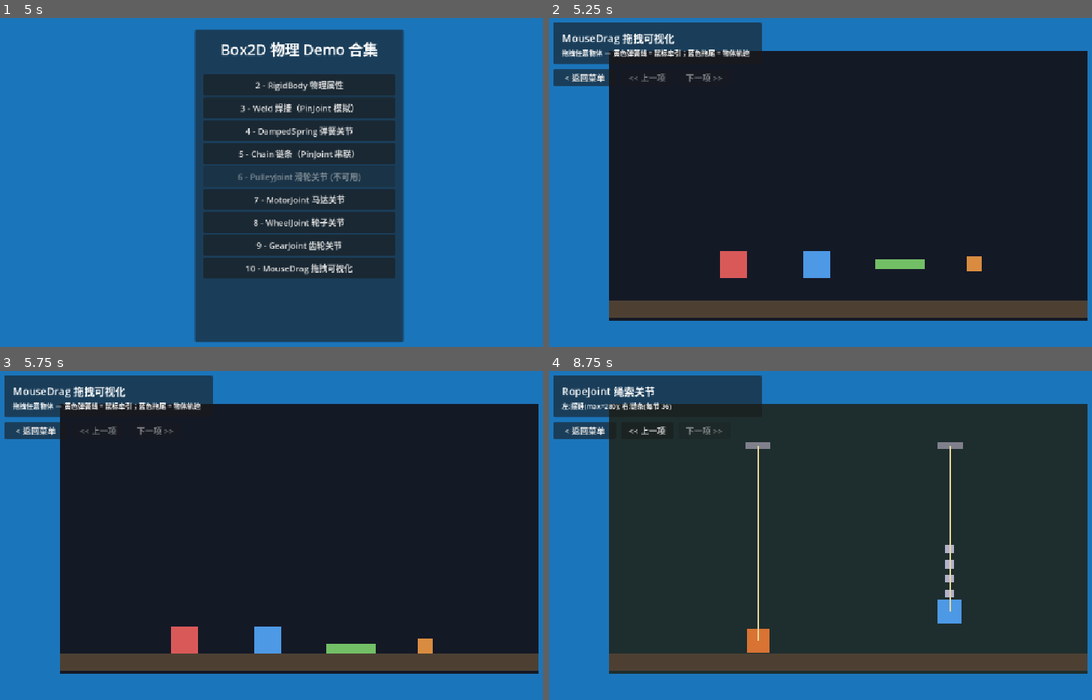
Above: before the commit, frames 1-4 (two rows, left to right).
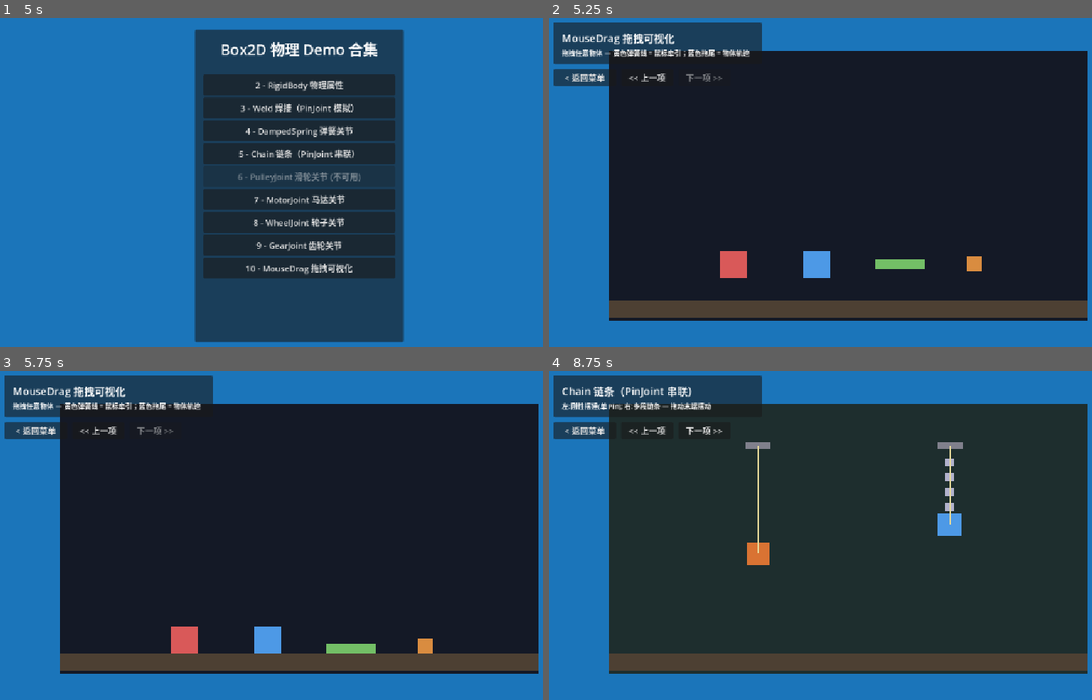
Above: after the commit, the same moments.

Repository: xuxiao305/Godot001
Game: Godot game, scene res://Scenes/Demos/demo_menu.tscn
Two runs of this game, one before a commit and one after it. Both use one fixed random seed, a clock stepped at 60 frames per second and the inputs below.
Inputs (mouse positions are in pixels of both pictures, inside the frame that each line leads up to):
- Up to frame 1 (5 s): click "2 - RigidBody 物理属性" at 0.5 s; tap Enter at 1.25 s; move the mouse to (428, 169) at 1.27 s; hold D (Right) 1.28-2 s; click (428, 169) at 1.42 s; tap Space (Jump) at 1.52 s; click "< 返回菜单" at 2 s; click "4 - DampedSpring 弹簧关节" at 2.75 s; drag from (179, 202) to (271, 254) at 3.52 s; click "< 返回菜单" at 4.25 s
- Up to frame 2 (5.25 s): click "10 - MouseDrag 拖拽可视化" at 5 s
- Up to frame 3 (5.75 s): no input
- Up to frame 4 (8.75 s): click "< 返回菜单" at 5.75 s; click "3 - Weld 焊接（PinJoint 模拟）" at 6.5 s; click "< 返回菜单" at 7.25 s; click "5 - Chain 链条（PinJoint 串联）" at 8 s

Frame 1 is identical in both runs. In frame 2, less than 0.1% of the frame differs, in the area x 14-22%, y 16-20%; in frame 3, less than 0.1%; in frame 4, 2.5%, in the area x 2-76%, y 4-86%.

Commit message:
feat(demos): wire next/prev navigation through Phase 3 demos
Chain: rope -> motor -> wheel -> gear -> mouse_drag.
Each scene adds PackedScene ext_resource entries for its neighbors and
sets next_scene/prev_scene on the root DemoLevel.

Co-Authored-By: Claude Opus 4.7 <noreply@anthropic.com>

Diff:
--- a/Scenes/Demos/demo_gear_joint.tscn
+++ b/Scenes/Demos/demo_gear_joint.tscn
@@ -1,6 +1,8 @@
 [gd_scene format=3 uid="uid://dgearscn001d"]
 
 [ext_resource type="Script" uid="uid://dgearjnt0001d" path="res://Scripts/Demos/demo_gear_joint.gd" id="1"]
+[ext_resource type="PackedScene" uid="uid://dwheelscn01c" path="res://Scenes/Demos/demo_wheel_joint.tscn" id="2"]
+[ext_resource type="PackedScene" uid="uid://dmousescn01f" path="res://Scenes/Demos/demo_mouse_drag.tscn" id="3"]
 
 [sub_resource type="RectangleShape2D" id="GroundShape"]
 size = Vector2(1152, 40)
@@ -19,6 +21,8 @@
 title = "GearJoint 齿轮关节"
 description = "拖任一齿轮转动 → 另一齿轮反向同速联动 (脚本耦合 ratio=-1)"
 demo_index = 9
+prev_scene = ExtResource("2")
+next_scene = ExtResource("3")
 gear_a_path = NodePath("LeftGear")
 gear_b_path = NodePath("RightGear")
 ratio = -1.0
--- a/Scenes/Demos/demo_motor_joint.tscn
+++ b/Scenes/Demos/demo_motor_joint.tscn
@@ -1,6 +1,8 @@
 [gd_scene format=3 uid="uid://dmotorscn01b"]
 
 [ext_resource type="Script" uid="uid://dmotorjnt001b" path="res://Scripts/Demos/demo_motor_joint.gd" id="1"]
+[ext_resource type="PackedScene" uid="uid://ebjkw3hp8qz5n" path="res://Scenes/Demos/demo_rope_joint.tscn" id="2"]
+[ext_resource type="PackedScene" uid="uid://dwheelscn01c" path="res://Scenes/Demos/demo_wheel_joint.tscn" id="3"]
 
 [sub_resource type="RectangleShape2D" id="GroundShape"]
 size = Vector2(1152, 40)
@@ -22,6 +24,8 @@
 title = "MotorJoint 马达关节"
 description = "GrooveJoint2D 约束 + sin 推力 — 平台沿水平槽往返；顶部箱子随之颠"
 demo_index = 7
+prev_scene = ExtResource("2")
+next_scene = ExtResource("3")
 platform_path = NodePath("Platform")
 force_magnitude = 1500.0
 period = 4.0
--- a/Scenes/Demos/demo_mouse_drag.tscn
+++ b/Scenes/Demos/demo_mouse_drag.tscn
@@ -2,6 +2,7 @@
 
 [ext_resource type="Script" uid="uid://dmousdrg001f" path="res://Scripts/Demos/demo_mouse_drag.gd" id="1"]
 [ext_resource type="Script" uid="uid://ddragvisl001e" path="res://Scripts/Demos/drag_visualizer.gd" id="2"]
+[ext_resource type="PackedScene" uid="uid://dgearscn001d" path="res://Scenes/Demos/demo_gear_joint.tscn" id="3"]
 
 [sub_resource type="RectangleShape2D" id="GroundShape"]
 size = Vector2(1152, 40)
@@ -26,6 +27,7 @@
 title = "MouseDrag 拖拽可视化"
 description = "拖拽任意物体 — 黄色弹簧线 = 鼠标牵引；蓝色拖尾 = 物体轨迹"
 demo_index = 10
+prev_scene = ExtResource("3")
 
 [node name="Camera2D" type="Camera2D" parent="."]
 position = Vector2(576, 324)
--- a/Scenes/Demos/demo_rope_joint.tscn
+++ b/Scenes/Demos/demo_rope_joint.tscn
@@ -3,6 +3,7 @@
 [ext_resource type="Script" path="res://Scripts/Demos/demo_rope_joint.gd" id="1"]
 [ext_resource type="Script" path="res://Scripts/Demos/joint_line_visualizer.gd" id="2"]
 [ext_resource type="PackedScene" uid="uid://c7m2vfdgnxqr3" path="res://Scenes/Demos/demo_damped_spring.tscn" id="3"]
+[ext_resource type="PackedScene" uid="uid://dmotorscn01b" path="res://Scenes/Demos/demo_motor_joint.tscn" id="4"]
 
 [sub_resource type="RectangleShape2D" id="GroundShape"]
 size = Vector2(1152, 40)
@@ -21,10 +22,11 @@
 
 [node name="RopeJointDemo" type="Node2D"]
 script = ExtResource("1")
-title = "RopeJoint 绳索关节"
-description = "左:摆锤(max=280); 右:链条(每节 36)"
+title = "Chain 链条（PinJoint 串联）"
+description = "左:刚性摆锤(单 Pin); 右:多段链条 — 拖动末端摆动"
 demo_index = 5
 prev_scene = ExtResource("3")
+next_scene = ExtResource("4")
 
 [node name="Camera2D" type="Camera2D" parent="."]
 position = Vector2(576, 324)
@@ -78,9 +80,8 @@
 offset_bottom = 28.0
 color = Color(0.85, 0.45, 0.2, 1)
 
-[node name="PendRope" type="RopeJoint2D" parent="."]
-position = Vector2(360, 230)
-max_length = 280.0
+[node name="PendRope" type="PinJoint2D" parent="."]
+position = Vector2(360, 100)
 node_a = NodePath("../PendAnchor")
 node_b = NodePath("../PendBob")
 
@@ -163,33 +164,28 @@
 offset_bottom = 28.0
 color = Color(0.3, 0.6, 0.9, 1)
 
-[node name="ChainRope0" type="RopeJoint2D" parent="."]
+[node name="ChainRope0" type="PinJoint2D" parent="."]
 position = Vector2(820, 120)
-max_length = 40.0
 node_a = NodePath("../ChainAnchor")
 node_b = NodePath("../Link1")
 
-[node name="ChainRope1" type="RopeJoint2D" parent="."]
+[node name="ChainRope1" type="PinJoint2D" parent="."]
 position = Vector2(820, 158)
-max_length = 36.0
 node_a = NodePath("../Link1")
 node_b = NodePath("../Link2")
 
-[node name="ChainRope2" type="RopeJoint2D" parent="."]
+[node name="ChainRope2" type="PinJoint2D" parent="."]
 position = Vector2(820, 194)
-max_length = 36.0
 node_a = NodePath("../Link2")
 node_b = NodePath("../Link3")
 
-[node name="ChainRope3" type="RopeJoint2D" parent="."]
+[node name="ChainRope3" type="PinJoint2D" parent="."]
 position = Vector2(820, 230)
-max_length = 36.0
 node_a = NodePath("../Link3")
 node_b = NodePath("../Link4")
 
-[node name="ChainRope4" type="RopeJoint2D" parent="."]
-position = Vector2(820, 270)
-max_length = 42.0
+[node name="ChainRope4" type="PinJoint2D" parent="."]
+position = Vector2(820, 269)
 node_a = NodePath("../Link4")
 node_b = NodePath("../Link5")
 
--- a/Scenes/Demos/demo_wheel_joint.tscn
+++ b/Scenes/Demos/demo_wheel_joint.tscn
@@ -1,6 +1,8 @@
 [gd_scene format=3 uid="uid://dwheelscn01c"]
 
 [ext_resource type="Script" uid="uid://dwheeljnt001c" path="res://Scripts/Demos/demo_wheel_joint.gd" id="1"]
+[ext_resource type="PackedScene" uid="uid://dmotorscn01b" path="res://Scenes/Demos/demo_motor_joint.tscn" id="2"]
+[ext_resource type="PackedScene" uid="uid://dgearscn001d" path="res://Scenes/Demos/demo_gear_joint.tscn" id="3"]
 
 [sub_resource type="RectangleShape2D" id="WallShape"]
 size = Vector2(20, 648)
@@ -25,6 +27,8 @@
 title = "WheelJoint 轮子关节"
 description = "摆臂(PinJoint) + DampedSpring 悬挂；A/D 给轮子施加扭矩前后开"
 demo_index = 8
+prev_scene = ExtResource("2")
+next_scene = ExtResource("3")
 left_wheel_path = NodePath("LeftWheelBody")
 right_wheel_path = NodePath("RightWheelBody")
 drive_torque = 5000.0
